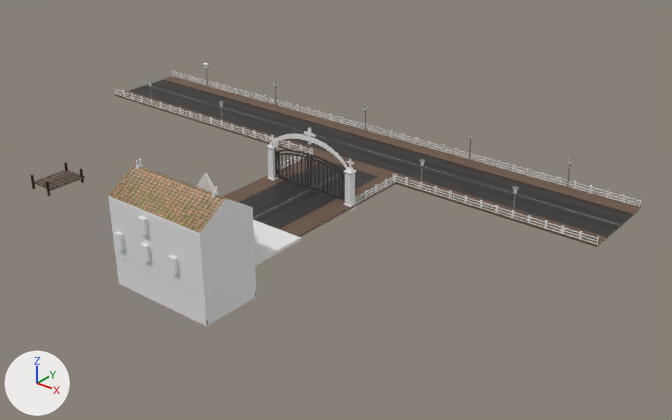
What one commit did to the FBX model Assets/Terrain.fbx.
Camera for both pictures: a 50 mm lens placed at (66.9, -81.0, 43.7), pointed at (7.8, -7.0, -2.1). Every picture has the same lights, and +X, +Y and +Z are marked at lower left. Where no turn or scale is listed for an object, it has been applied to the vertices.
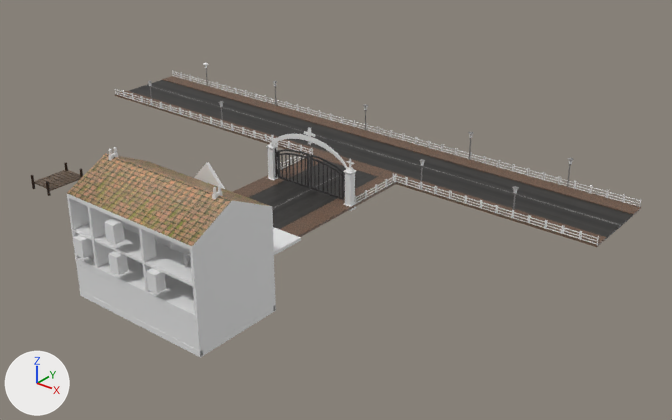
Edits to the bpy script that builds the scene:
```text
Change ob_cylinder:
    ob_cylinder.location: (-0.36, -27.75, 8.09) -> (-1.95, -29.58, 9.34)
    ob_cylinder.scale: (0.0905, 0.0912, 0.0777) -> (0.123, 0.135, 0.0893)
Change ob_cube_034:
    ob_cube_034.location: (5.07, -27.5, 5.96) -> (5.42, -29.21, 6.9)
    ob_cube_034.scale: (6.32, 3.4, 0.102) -> (8.57, 5.02, 0.117)
Change ob_cube_031:
    ob_cube_031.location: (5.65, -23.84, 2.88) -> (6.21, -23.81, 3.36)
    ob_cube_031.scale: (1.0, 0.207, 1.0) -> (1.36, 0.305, 1.15)
Change ob_cube_033:
    ob_cube_033.location: (9.19, -24.52, 3.39) -> (11.01, -24.81, 3.95)
    ob_cube_033.scale: (0.0201, 0.115, 0.0421) -> (0.0273, 0.17, 0.0483)
Change ob_cube_013:
    ob_cube_013.location: (5.07, -27.5, 5.47) -> (5.42, -29.21, 6.33)
    ob_cube_013.scale: (6.32, 3.4, 0.102) -> (8.57, 5.02, 0.117)
Change ob_cube_038:
    ob_cube_038.location: (5.07, -30.79, -1.08) -> (5.42, -34.08, -1.19)
    ob_cube_038.scale: (6.32, 0.106, 0.121) -> (8.57, 0.157, 0.139)
Change ob_cube_011:
    ob_cube_011.location: (-0.37, -27.54, 7.84) -> (-1.96, -29.27, 9.06)
    ob_cube_011.scale: (0.129, 0.305, 0.226) -> (0.175, 0.45, 0.26)
Change ob_cylinder_001:
    ob_cylinder_001.location: (-0.36, -27.33, 8.09) -> (-1.95, -28.97, 9.34)
    ob_cylinder_001.scale: (0.0905, 0.0912, 0.0777) -> (0.123, 0.135, 0.0893)
Change ob_cube_036:
    ob_cube_036.location: (3.78, -30.93, 4.03) -> (3.66, -34.28, 4.68)
    ob_cube_036.scale: (0.448, 0.376, 0.719) -> (0.608, 0.555, 0.826)
Change ob_cube_009:
    ob_cube_009.location: (11.27, -27.5, -0.05) -> (13.84, -29.21, 0.0)
    ob_cube_009.scale: (-0.115, -3.4, -0.102) -> (-0.156, -5.02, -0.117)
Change ob_cube_012:
    ob_cube_012.location: (10.07, -27.54, 7.84) -> (12.2, -29.27, 9.06)
    ob_cube_012.scale: (0.129, 0.305, 0.226) -> (0.175, 0.45, 0.26)
Change ob_cube_040:
    ob_cube_040.location: (5.72, -24.69, 2.32) -> (6.3, -25.06, 2.71)
    ob_cube_040.scale: (0.684, 0.63, 0.105) -> (1.01, 0.856, 0.12)
Change ob_cube_048:
    ob_cube_048.location: (5.07, -24.18, -1.07) -> (5.42, -24.32, -1.18)
    ob_cube_048.scale: (6.32, 0.106, 0.121) -> (8.57, 0.157, 0.139)
Change ob_cylinder_003:
    ob_cylinder_003.location: (10.07, -27.75, 8.09) -> (12.21, -29.58, 9.34)
    ob_cylinder_003.scale: (0.0905, 0.0912, 0.0777) -> (0.123, 0.135, 0.0893)
Change ob_cube_006:
    ob_cube_006.location: (5.07, -24.19, 4.15) -> (5.42, -24.32, 4.81)
    ob_cube_006.scale: (6.32, 3.3, 0.105) -> (8.57, 3.79, 0.155)
Change ob_cube_035:
    ob_cube_035.location: (9.19, -24.52, 2.92) -> (11.01, -24.81, 3.41)
    ob_cube_035.scale: (0.0201, 0.115, 0.0421) -> (0.0273, 0.17, 0.0483)
Change ob_cube_010:
    ob_cube_010.location: (-1.14, -27.5, -3.18) -> (-3.01, -29.21, -3.6)
    ob_cube_010.scale: (-0.115, -3.4, -0.0422) -> (-0.156, -5.02, -0.0485)
Change ob_cube_088:
    ob_cube_088.location: (9.19, -29.64, 2.84) -> (11.01, -32.38, 3.31)
    ob_cube_088.scale: (0.0201, 0.00356, 0.623) -> (0.0273, 0.00525, 0.716)
Change ob_cube_008:
    ob_cube_008.location: (-1.14, -27.5, -0.06) -> (-3.01, -29.21, -0.02)
    ob_cube_008.scale: (-0.115, -3.4, -0.102) -> (-0.156, -5.02, -0.117)
Change ob_cube_003:
    ob_cube_003.location: (11.27, -27.5, -3.18) -> (13.83, -29.21, -3.6)
    ob_cube_003.scale: (-0.115, -3.4, -0.0422) -> (-0.156, -5.02, -0.0485)
Change ob_cube:
    ob_cube.location: (5.07, -27.5, -0.44) -> (5.42, -29.21, -0.46)
    ob_cube.scale: (6.32, 3.4, 0.102) -> (8.57, 5.02, 0.117)
Change ob_cube_050:
    ob_cube_050.location: (5.07, -27.5, -3.66) -> (5.42, -29.21, -4.16)
    ob_cube_050.scale: (6.32, 3.4, 0.102) -> (8.57, 5.02, 0.117)
Change ob_cylinder_002:
    ob_cylinder_002.location: (10.07, -27.33, 8.09) -> (12.21, -28.97, 9.34)
    ob_cylinder_002.scale: (0.0905, 0.0912, 0.0777) -> (0.123, 0.135, 0.0893)
Change ob_cube_028:
    ob_cube_028.location: (-0.04, -30.93, 1.18) -> (-1.52, -34.28, 1.41)
    ob_cube_028.scale: (0.448, 0.376, 0.719) -> (0.608, 0.555, 0.826)
Change ob_cube_037:
    ob_cube_037.location: (3.78, -30.93, 1.18) -> (3.66, -34.28, 1.41)
    ob_cube_037.scale: (0.448, 0.376, 0.719) -> (0.608, 0.555, 0.826)
Change ob_cube_018:
    ob_cube_018.location: (6.45, -27.5, -0.05) -> (7.29, -29.21, 0.0)
    ob_cube_018.scale: (-0.115, -3.4, -0.102) -> (-0.156, -5.02, -0.117)
Change ob_cube_029:
    ob_cube_029.location: (1.11, -27.5, -0.05) -> (0.05, -29.21, 0.0)
    ob_cube_029.scale: (-0.115, -3.4, -0.102) -> (-0.156, -5.02, -0.117)
```

What differs and where, as boxes (x1, y1, x2, y2) in the pictures (672 x 420 px):
'Cube.034', moved, rescaled (42% wider, 35% taller): before (109, 164, 253, 235); after (67, 153, 272, 249)
'Cube.009', moved, rescaled (54% wider, 28% taller): before (200, 209, 255, 297); after (190, 209, 275, 322)
'Cube.038', moved, rescaled (38% wider, 36% taller): before (116, 256, 208, 324); after (76, 264, 203, 357)
'Cube.003', moved, rescaled (40% wider, 38% taller): before (203, 269, 255, 320); after (201, 278, 274, 349)
'Cube', moved, rescaled (38% wider, 52% taller): before (115, 253, 204, 296); after (75, 257, 198, 323)
'Cube.040', moved, rescaled (not visible before): after (74, 223, 193, 286)
'Cube.050', moved, rescaled (42% wider, 42% taller): before (118, 279, 256, 326); after (80, 290, 276, 357)
'Cube.029', moved, rescaled (not visible before): after (87, 204, 119, 268)
'Cube.036', moved, rescaled: before (137, 216, 148, 236); after (105, 218, 125, 244)
'Cube.018', moved, rescaled (not visible before): after (139, 226, 173, 292)
'Cube.008', moved, rescaled (not visible before): after (67, 195, 94, 258)
'Cube.037', moved, rescaled: before (140, 243, 151, 262); after (108, 251, 128, 276)
'Cube.028', moved, rescaled: before (114, 231, 125, 250); after (74, 235, 93, 259)
'Cube.031', moved, rescaled (33% wider, 17% taller): before (196, 172, 219, 195); after (194, 162, 225, 189)
'Cube.013', moved, rescaled (not visible before): after (69, 196, 190, 250)
'Cube.048', moved, rescaled: before (254, 269, 256, 297); after (272, 278, 276, 311)
'Cube.011', moved, rescaled: before (136, 164, 143, 170); after (108, 153, 118, 160)
'Cube.012', moved, rescaled (50% wider, 29% taller): before (212, 192, 219, 198); after (212, 191, 223, 199)
'Cylinder.002', moved, rescaled: before (215, 186, 218, 193); after (218, 185, 221, 192)
'Cylinder.001', moved, rescaled (not visible before): after (114, 147, 117, 154)
'Cube.006', moved, rescaled (not visible before): after (272, 212, 275, 274)
'Cube.016', unchanged, covered by the edit: before (108, 197, 204, 293); after (120, 220, 190, 256)
'Cube.089', unchanged, covered by the edit: before (253, 220, 301, 266); after (273, 227, 301, 255)
